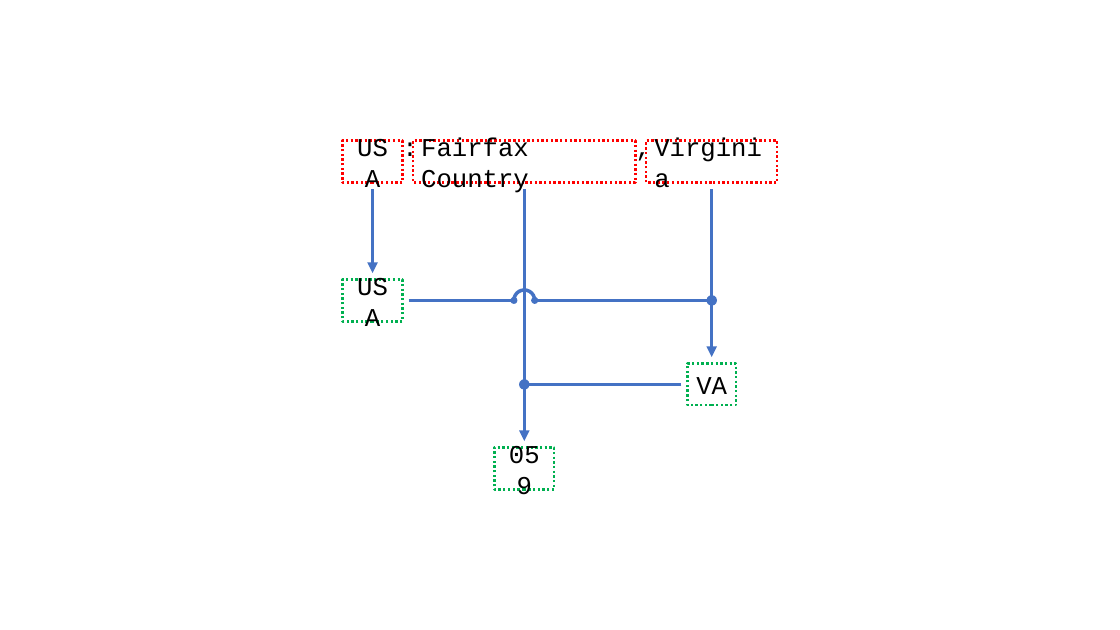
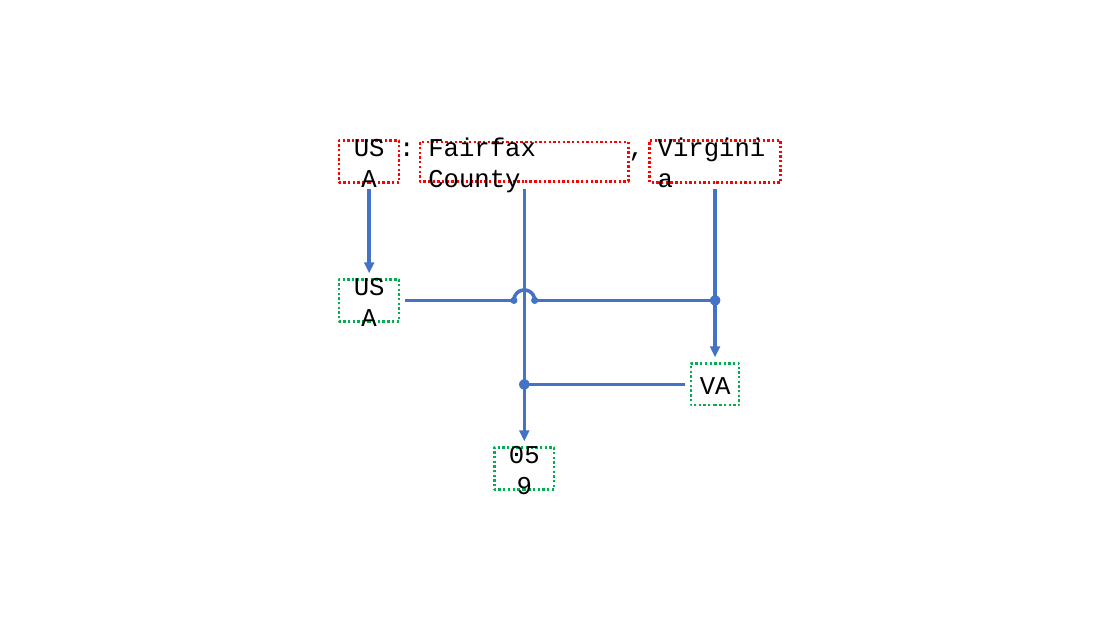
Before and after one commit to dnanto/neogeonames, a slide deck: slide 3 of neogeonames.pptx. Drawn at 1120x630 pixels with LibreOffice and Linux fonts; fonts in the diff are those of the drawing. Boxes give left, top, right and bottom in pixels: in the first picture for what was removed or moved away, otherwise in the second. Text is boxed around its words. In the diff, an @@ line names an element or a change of style, - is before the commit and + after.

```diff
--- a/neogeonames.pptx
+++ b/neogeonames.pptx
@@ rectangle "Fairfax County": place and size @@
-rectangle "Fairfax County" at (413,140,636,182)
+rectangle "Fairfax County" at (420,142,628,181)
@@ text in rectangle at (428,137,536,193): text changed @@
-Fairfax Country
+Fairfax County
@@ text ",": place and size @@
-text "," at (636,140,657,182)
+text "," at (628,140,649,182)
@@ rectangle "Virginia": place and size @@
-rectangle "Virginia" at (646,140,777,182)
+rectangle "Virginia" at (649,140,781,182)
@@ arrow moved from (712, 189) - (712, 357) to (715, 189) - (715, 357) @@
@@ 2 rectangles, 2 arrows: place and size @@
-2 rectangles, 2 arrows at (343,140,514,322)
+2 rectangles, 2 arrows at (339,140,514,322)
@@ double arrow moved from (535, 301) - (712, 301) to (535, 301) - (715, 301) @@
@@ arrow moved from (681, 385) - (524, 385) to (686, 385) - (524, 385) @@
```
Also in this commit, not shown: 1 other slide changed, 1 other file.
